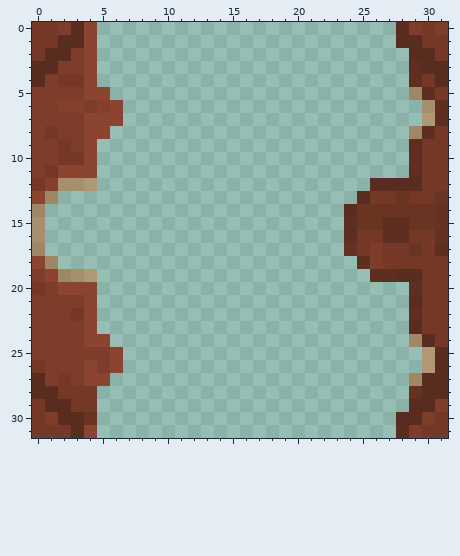
A pixel-art sprite gets an edit: Resources/Textures/Structures/Doors/MineralDoors/ironstone_door.rsi/open.png. This is how it looked before the edit.
The file is 32x32 pixels. Colours within 5 levels of each other are drawn and written as one.
Once edited:
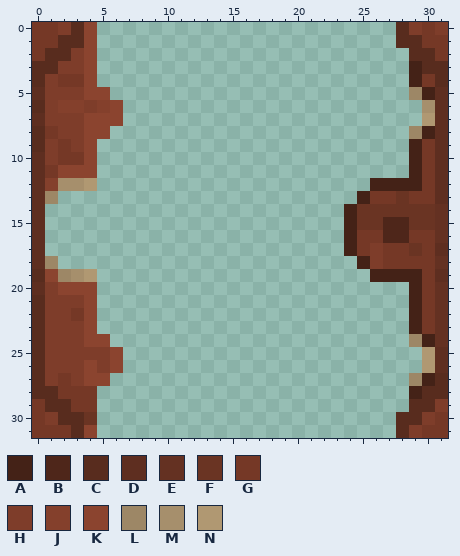
Palette (. is transparent): A #442217  B #4e261a  C #582c1e  D #5e2e20  E #643122  F #6a3423  G #753826  H #7e3d2a  J #84402c  K #8b442f  L #9d8766  M #a68f6c  N #b09872
Changes in this commit:
Colour C gives way to colour A in row 12 at x 26 to 29; in row 13 at x 25; in row 14 at x 24; in row 19 at x 28 to 29; in row 21 at x 29; in row 23 at x 29.
Colour C gives way to colour A in row 24 at x 30; in row 27 at x 30.
Colour D gives way to colour A in rows 3 to 4 at x 29; in row 5 at x 30; in row 8 at x 30; in rows 9 to 11 at x 29; in rows 15 to 16 at x 24; in row 18 at x 25.
Colour D gives way to colour A in row 19 at x 26 to 27; in row 20 at x 29; in row 22 at x 29.
Colour E gives way to colour A in row 17 at x 24; in row 28 at x 29.
Colour D gives way to colour B in rows 15 to 16 at x 27 to 28.
Colour G gives way to colour C in row 26 at x 0.
Colour H gives way to colour C in row 6 at x 0; in rows 8 to 9 at x 0; in row 19 at x 0; in rows 21 to 25 at x 0.
Colour C gives way to colour D in rows 25 to 26 at x 31.
Colour F gives way to colour D in row 13 at x 31.
Colour G gives way to colour D in row 5 at x 31; in rows 8 to 11 at x 31; in row 12 at x 0 and 31; in row 19 at x 31; in row 20 at x 0.
Colour H gives way to colour D in row 5 at x 0; in row 7 at x 0; in rows 10 to 11 at x 0.
Colour K gives way to colour D in row 13 at x 0; in row 18 at x 0.
Colour L gives way to colour D in row 14 at x 0; in row 17 at x 0.
Colour M gives way to colour D in rows 15 to 16 at x 0.
Colour G gives way to colour E in row 18 at x 31; in rows 20 to 24 at x 31.
Where, in picture pixels (left, top, right, bottom), the same in both pictures:
changed: (344, 61, 448, 399)
changed: (32, 87, 45, 373)
